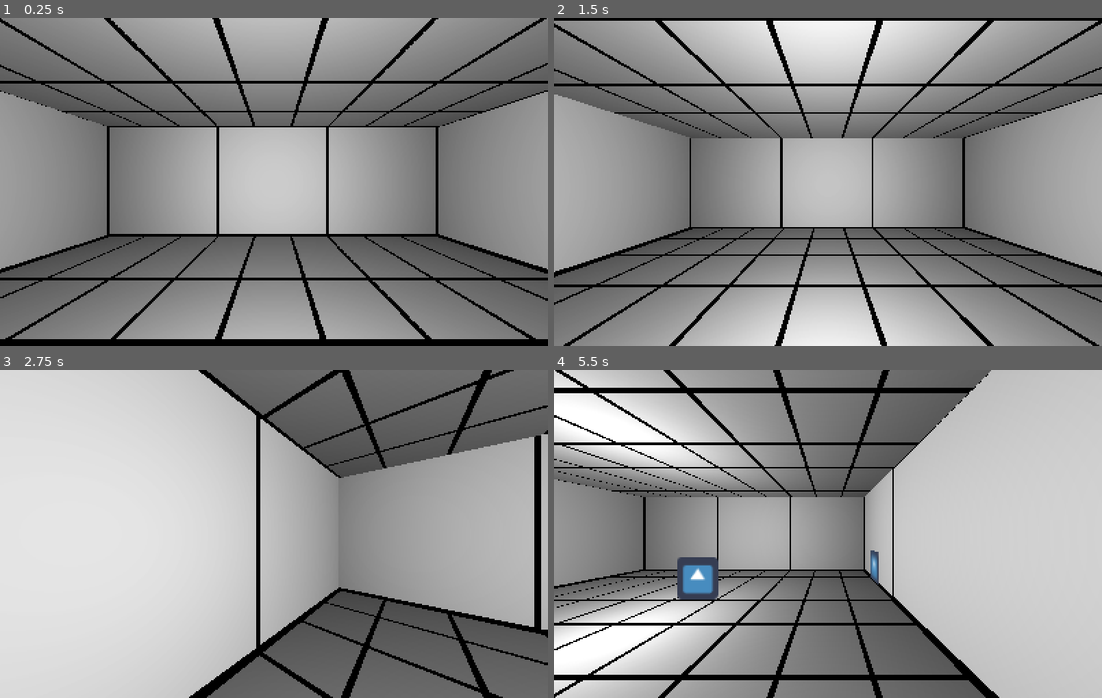
Above: before the commit, frames 1-4 (two rows, left to right).
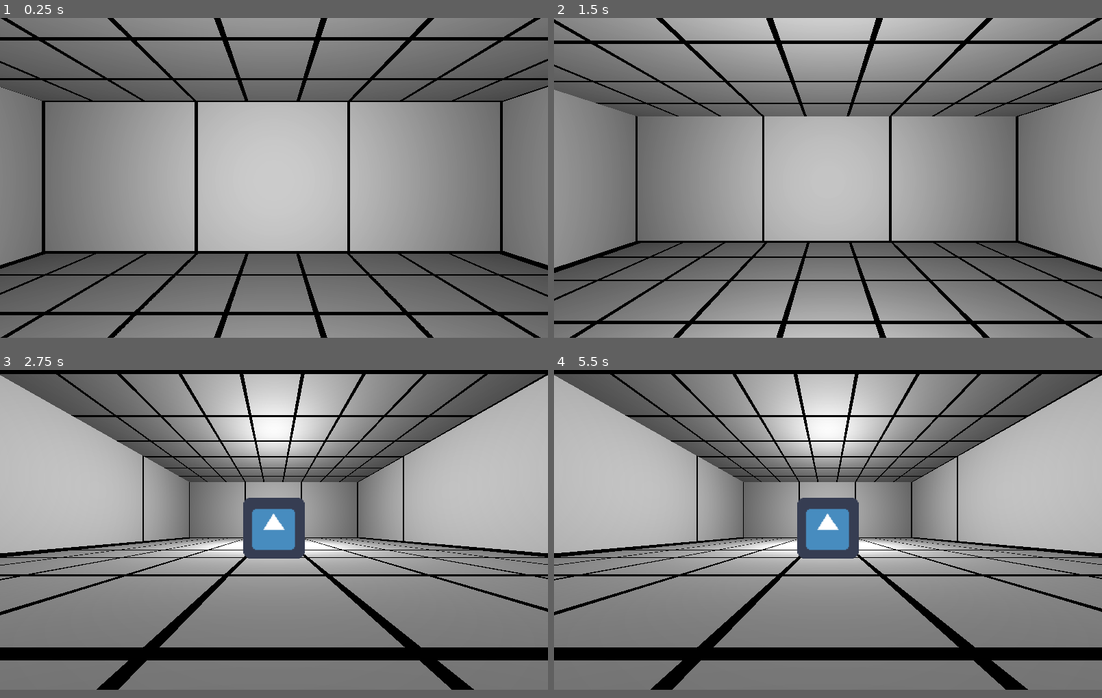
Above: after the commit, the same moments.

Repository: mylbat/girljuice
Game: Godot game, scene res://scenes/scene.tscn
Same seed, same stepped clock (60 frames per second), same inputs: the game is played once before the commit and once after it. The engine's default icon, where the game draws it, is replaced by a stand-in: a white triangle on a blue panel in a dark square.
Inputs:
- Up to frame 1 (0.25 s): no input
- Up to frame 2 (1.5 s): tap Enter at 0.5 s; hold D (right) 0.53-1.28 s; hold S (back) from 1.28 s (still down)
- Up to frame 3 (2.75 s): release S (back) at 2.03 s; hold D (right) from 2.03 s (still down)
- Up to frame 4 (5.5 s): release D (right) at 2.78 s; hold W (forward) 2.78-3.53 s; hold A (left) 3.53-5.03 s; hold S (back) from 5.03 s (still down)
In our replay, the window is 800x480 before the commit and 800x468 after it. These sizes can differ from the game's own. Grey fills any space a smaller window leaves; there, only what the larger window draws over its background counts as a difference.

The runs differ from the first frame. In frame 1, 47% of the frame differs, in the area x 0-100%, y 0-98%; in frame 2, 58%; in frame 3, 76%; in frame 4, 78%, in the area x 0-100%, y 0-100%.

Commit message:
Encounter groundwork part 2 of many
Encounters now lock the player in place and the new camera manager node handles camera movement

Diff:
--- a/project.godot
+++ b/project.godot
@@ -16,8 +16,6 @@
 
 [display]
 
-window/size/width=400
-window/size/height=240
 window/stretch/mode="viewport"
 window/stretch/aspect="keep"
 
--- a/scenes/entities/encounter.tscn
+++ b/scenes/entities/encounter.tscn
@@ -9,7 +9,7 @@
 step = 0.01
 tracks/0/type = "value"
 tracks/0/path = NodePath("Sprite3D:scale")
-tracks/0/interp = 1
+tracks/0/interp = 2
 tracks/0/loop_wrap = true
 tracks/0/imported = false
 tracks/0/enabled = true
--- a/scenes/entities/player/player.gd
+++ b/scenes/entities/player/player.gd
@@ -10,6 +10,7 @@
 onready var travel_time = animation_player.get_animation("Bobbing").length
 
 var camera_active: SceneTreeTween = null
+var movement_locked = false
 
 var direction_map = {
 	"forward": Vector3.FORWARD,
@@ -24,6 +25,9 @@
 }
 
 func _physics_process(delta):
+	if movement_locked:
+		return
+
 	if camera_active and camera_active.is_running():
 		return
 
--- a/scenes/entities/player/player.tscn
+++ b/scenes/entities/player/player.tscn
@@ -1,6 +1,35 @@
-[gd_scene load_steps=4 format=2]
+[gd_scene load_steps=5 format=2]
 
 [ext_resource path="res://scenes/entities/player/player.gd" type="Script" id=1]
+
+[sub_resource type="Animation" id=3]
+resource_name = "Battle Transition"
+length = 0.8
+step = 0.05
+tracks/0/type = "value"
+tracks/0/path = NodePath("Camera:translation")
+tracks/0/interp = 2
+tracks/0/loop_wrap = true
+tracks/0/imported = false
+tracks/0/enabled = true
+tracks/0/keys = {
+"times": PoolRealArray( 0, 0.25, 0.4, 0.8 ),
+"transitions": PoolRealArray( 1, 3.86374, 0.277392, 2.92817 ),
+"update": 0,
+"values": [ Vector3( 0, 0, 0 ), Vector3( 0, -0.7, -0.3 ), Vector3( 0, -0.7, -0.5 ), Vector3( 0, -0.7, 0.7 ) ]
+}
+tracks/1/type = "value"
+tracks/1/path = NodePath("Camera:fov")
+tracks/1/interp = 2
+tracks/1/loop_wrap = true
+tracks/1/imported = false
+tracks/1/enabled = true
+tracks/1/keys = {
+"times": PoolRealArray( 0, 0.25, 0.8 ),
+"transitions": PoolRealArray( 1, 1, 2.92 ),
+"update": 0,
+"values": [ 70.0, 70.0, 90.0 ]
+}
 
 [sub_resource type="Animation" id=2]
 resource_name = "Bobbing"
@@ -32,12 +61,23 @@
 "update": 0,
 "values": [ Vector3( 0, 0, 0 ) ]
 }
+tracks/1/type = "value"
+tracks/1/path = NodePath("Camera:fov")
+tracks/1/interp = 1
+tracks/1/loop_wrap = true
+tracks/1/imported = false
+tracks/1/enabled = true
+tracks/1/keys = {
+"times": PoolRealArray( 0 ),
+"transitions": PoolRealArray( 1 ),
+"update": 0,
+"values": [ 70.0 ]
+}
 
 [node name="Player" type="Spatial"]
 script = ExtResource( 1 )
 
 [node name="Camera" type="Camera" parent="."]
-fov = 90.0
 
 [node name="FrontCast" type="RayCast" parent="."]
 enabled = true
@@ -54,5 +94,7 @@
 light_energy = 0.25
 
 [node name="AnimationPlayer" type="AnimationPlayer" parent="."]
+autoplay = "RESET"
+"anims/Battle Transition" = SubResource( 3 )
 anims/Bobbing = SubResource( 2 )
 anims/RESET = SubResource( 1 )
--- /dev/null
+++ b/scenes/managers/camera_manager.gd
@@ -0,0 +1,41 @@
+extends Node
+
+export(NodePath) var player_path
+
+onready var original_fov = 70.0
+onready var original_translation = Vector3.ZERO
+export var transition_time = 0.5
+
+var in_battle = false
+
+onready var player = get_node(player_path)
+var camera = null
+
+func _ready():
+	camera = player.get_child(0)
+	original_fov = camera.fov
+	original_translation = camera.translation
+
+func battle_start():
+	if in_battle:
+		return
+
+	in_battle = true
+	player.movement_locked = true
+
+	player.get_child(5).play("Battle Transition")
+
+func battle_end():
+	if not in_battle:
+		return
+
+	in_battle = false
+
+	var tween = create_tween().set_parallel(true).set_trans(Tween.TRANS_CUBIC).set_ease(Tween.EASE_IN)
+	tween.tween_property(camera, "fov", original_fov, transition_time)
+	tween.tween_property(camera, "translation", original_translation, transition_time)
+
+	tween.tween_callback(self, "on_battle_ended")
+
+func on_battle_ended():
+	player.movement_locked = false
--- a/scenes/managers/encounter_manager.gd
+++ b/scenes/managers/encounter_manager.gd
@@ -2,10 +2,12 @@
 
 export(PackedScene) var enemy_billboard_scene
 export(NodePath) var player_path
+export(NodePath) var camera_manager_path
 
 export var edge_offset = 0.49
 
 onready var player = get_node(player_path)
+onready var camera_manager = get_node(camera_manager_path)
 
 func _ready():
 	player.connect("tile_entered", self, "on_tile_entered")
@@ -19,6 +21,8 @@
 	enemy.global_transform.origin = spawn_position
 	enemy.look_at(player.global_transform.origin, Vector3.UP)
 
+	camera_manager.battle_start()
+
 func on_tile_entered(tile):
 	if randi() % 100 < tile.base_encounter_rate:
 		spawn_encounter_ahead()
--- a/scenes/scene.tscn
+++ b/scenes/scene.tscn
@@ -6,10 +6,16 @@
 [ext_resource path="res://assets/tileset.png" type="Texture" id=4]
 [ext_resource path="res://default_env.tres" type="Environment" id=5]
 [ext_resource path="res://scenes/managers/encounter_manager.tscn" type="PackedScene" id=6]
+[ext_resource path="res://scenes/managers/camera_manager.gd" type="Script" id=7]
 
 [node name="Scene" type="Spatial"]
 
 [node name="EncounterManager" parent="." instance=ExtResource( 6 )]
+camera_manager_path = NodePath("../CameraManager")
+
+[node name="CameraManager" type="Node" parent="."]
+script = ExtResource( 7 )
+player_path = NodePath("../Player")
 
 [node name="Blocks" type="Spatial" parent="."]
 
Not shown: 1 places in scenes/scene.tscn that only renumber resources
